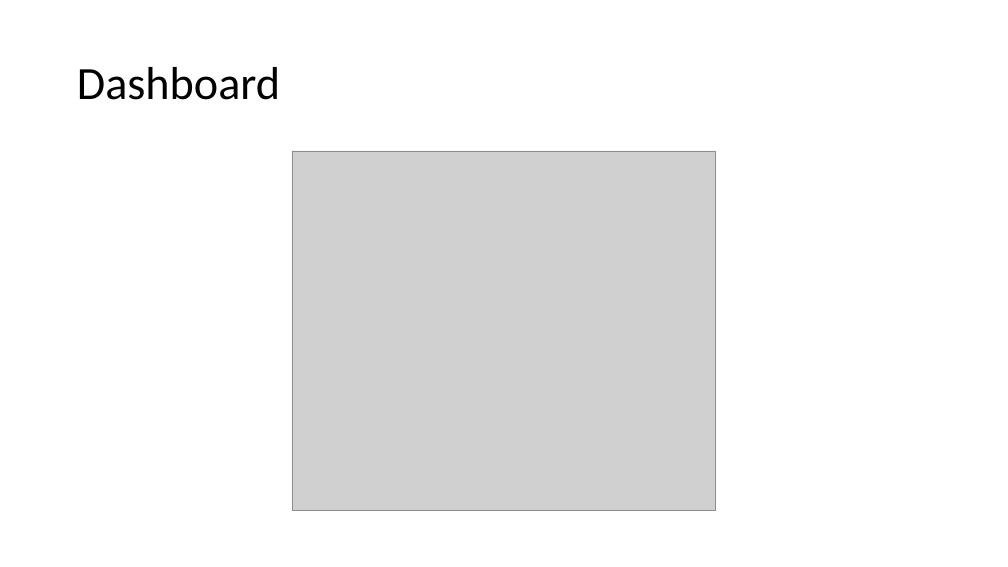
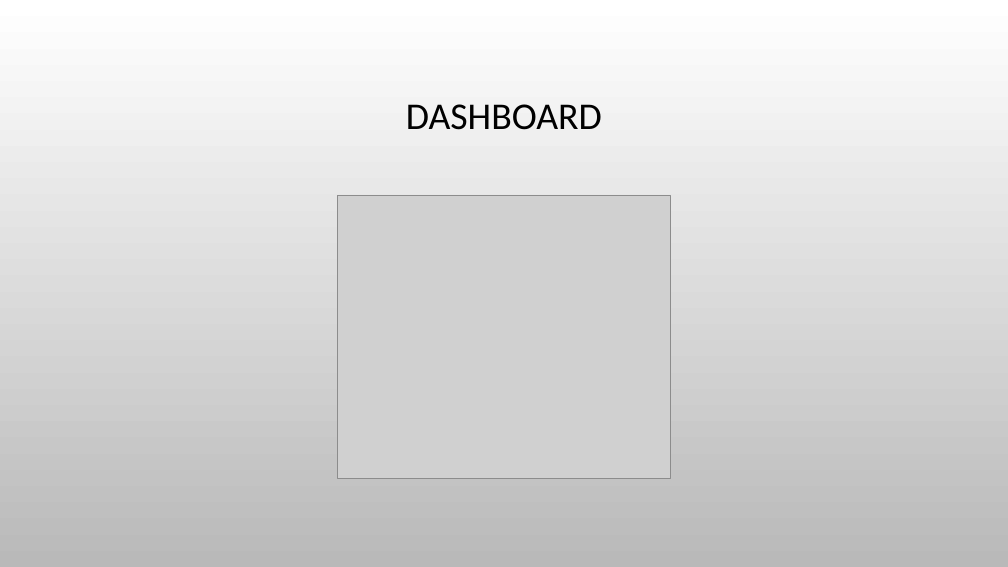
Before and after one commit to DFwJZ/weather_API, a slide deck: slide 5 of Brief_Walkthrough.pptx. Drawn at 1008x567 pixels with LibreOffice and Linux fonts; fonts in the diff are those of the drawing; grey boxes stand for pictures; background and template pictures are left out. Boxes give left, top, right and bottom in pixels: in the first picture for what was removed or moved away, otherwise in the second. Text is boxed around its words. In the diff, an @@ line names an element or a change of style, - is before the commit and + after.

```diff
--- a/Brief_Walkthrough.pptx
+++ b/Brief_Walkthrough.pptx
@@ background #FFFFFF to picture (left out) @@
@@ title at <box>406,104,602,130</box>: text changed; size 44 to 36 pt @@
-Dashboard
+DASHBOARD
@@ picture: place and size @@
-picture at <box>293,151,715,511</box>
+picture at <box>338,196,671,479</box>
```
Also in this commit, not shown: 14 other slides changed, 1 slide added, 1 slide removed, 7 other files.
